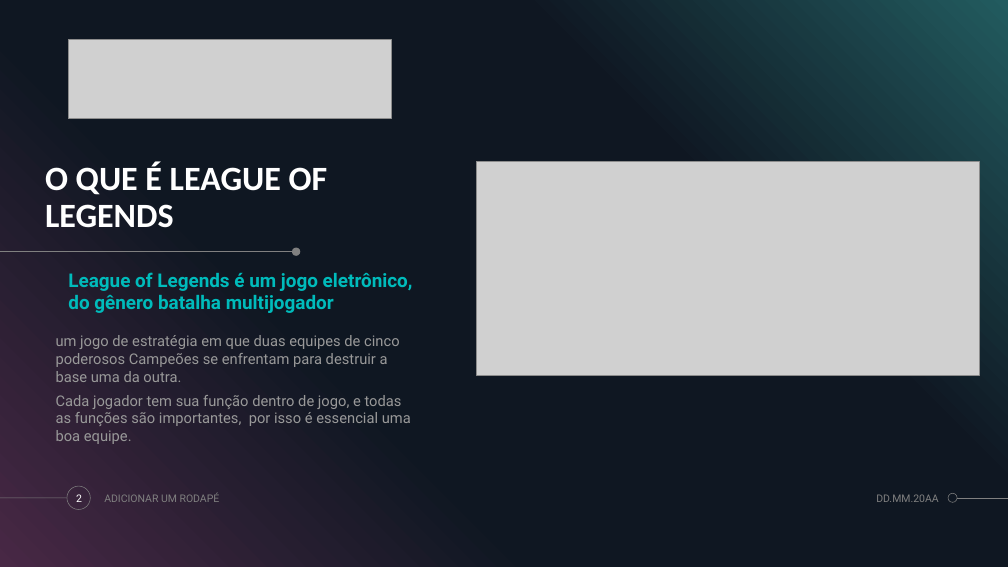
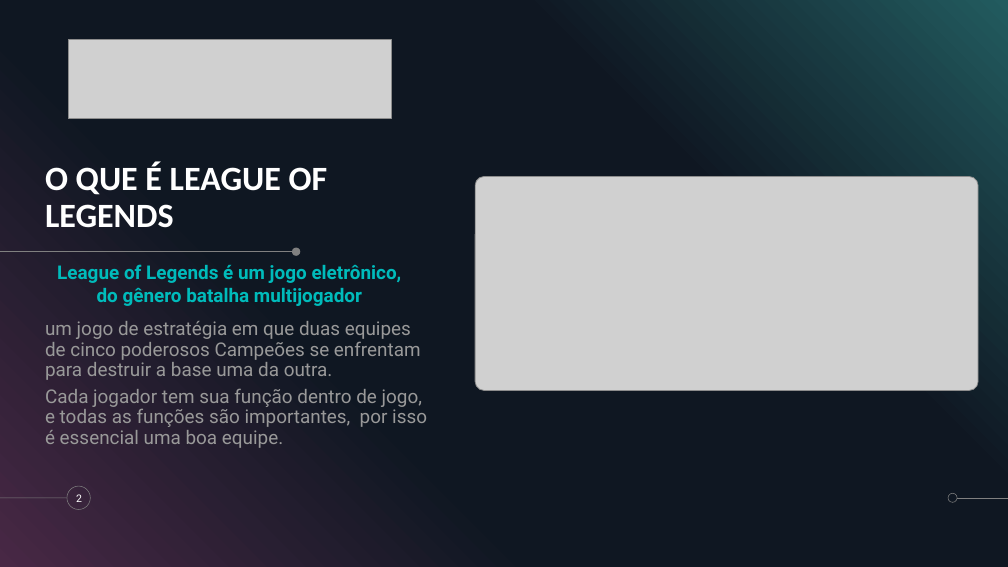
Before and after one commit to DanDan0608/Projeto-Individual, a slide deck: slide 2 of Apresentação-projeto-individual.pptx. Drawn at 1008x567 pixels with LibreOffice and Linux fonts; fonts in the diff are those of the drawing; grey boxes stand for pictures. Boxes give left, top, right and bottom in pixels: in the first picture for what was removed or moved away, otherwise in the second. Text is boxed around its words. In the diff, an @@ line names an element or a change of style, - is before the commit and + after.

```diff
--- a/Apresentação-projeto-individual.pptx
+++ b/Apresentação-projeto-individual.pptx
@@ picture: place and size @@
-picture at [476, 161, 979, 375]
+picture at [476, 176, 979, 390]
@@ text "League of Legends é um ...": place and size @@
-text "League of Legends é um ..." at [68, 272, 413, 313]
+text "League of Legends é um ..." at [57, 264, 402, 306]
@@ text "League of Legends é um ..." at [57, 264, 402, 306]: alignment left to centre @@
@@ text "um jogo de estratégia em ...": place and size @@
-text "um jogo de estratégia em ..." at [56, 335, 411, 444]
+text "um jogo de estratégia em ..." at [45, 321, 427, 448]
@@ text "um jogo de estratégia em ..." at [45, 321, 427, 448]: size 14 to 18 pt; line spacing 1 to 0.9 @@
@@ text removed at [104, 493, 220, 502] @@
-ADICIONAR UM RODAPÉ
@@ text removed at [876, 494, 938, 502] @@
-DD.MM.20AA
```
Also in this commit, not shown: 3 slides added, 1 slide removed, 13 other files.
